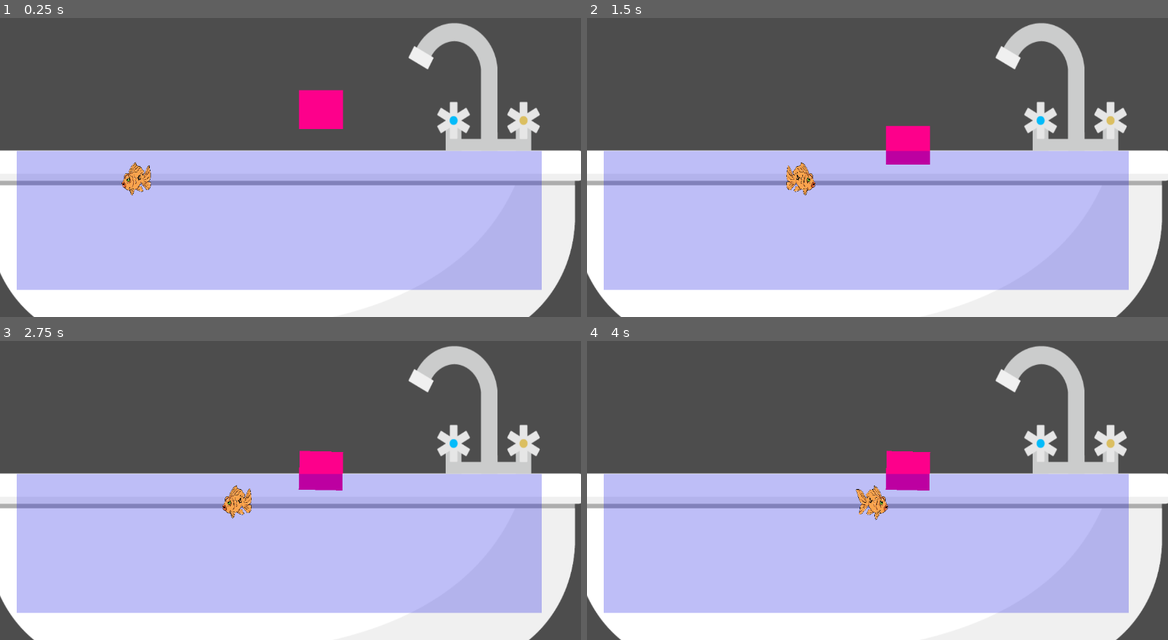
Above: before the commit, frames 1-4 (two rows, left to right).
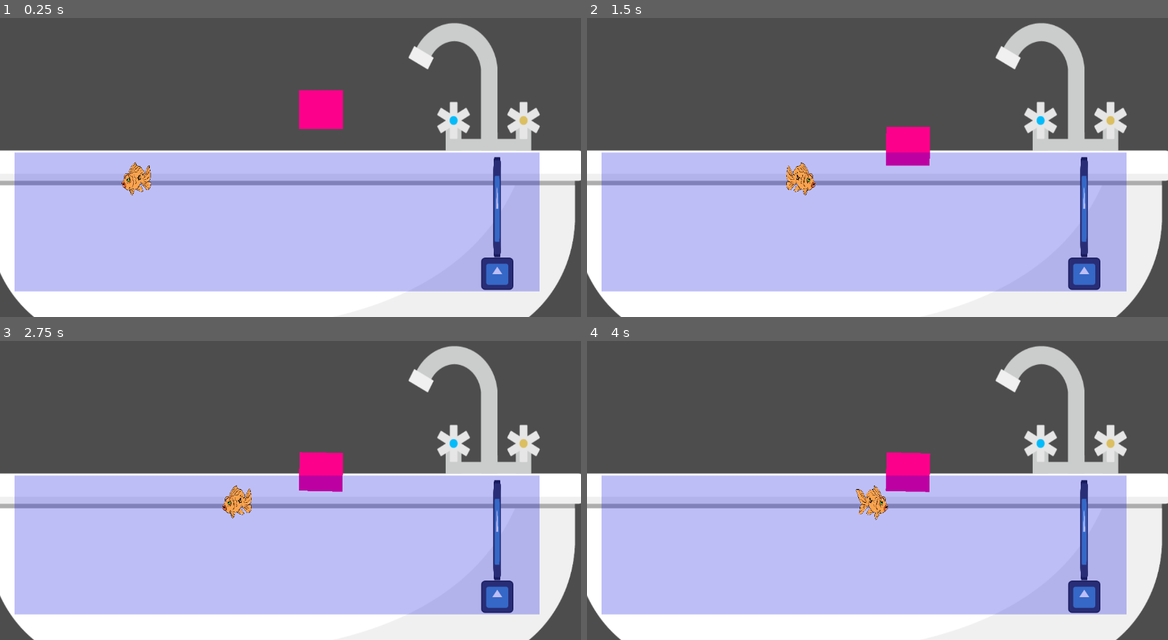
Above: after the commit, the same moments.

Repository: alwod/GGJ2024Project
Game: Godot game, scene res://Scenes/game.tscn
Two runs of this game, one before a commit and one after it. Both use one fixed random seed, a clock stepped at 60 frames per second and the inputs below. The engine's default icon, where the game draws it, is replaced by a stand-in: a white triangle on a blue panel in a dark square.
Inputs:
- Up to frame 1 (0.25 s): no input
- Up to frame 2 (1.5 s): tap Enter (ui_accept) at 0.5, 0.77 s; hold D (fish_move_right) from 0.53 s (still down)
- Up to frame 3 (2.75 s): tap Enter (ui_accept) at 1.52 s; release D (fish_move_right) at 2.03 s; hold A (fish_move_left) from 2.03 s (still down)
- Up to frame 4 (4 s): release A (fish_move_left) at 2.78 s; hold D (fish_move_right) from 2.78 s (still down); tap Enter (ui_accept) at 3.02, 3.77 s

The runs differ from the first frame. In frame 1, 2.5% of the frame differs, in the area x 2-94%, y 44-92%; in frame 2, 2.5%; in frame 3, 2.5%; in frame 4, 2.6%, in the area x 2-94%, y 36-92%.

Commit message:
New commit

Diff:
--- /dev/null
+++ b/ggj2024source/Drain/drain.gd
@@ -0,0 +1,19 @@
+extends Area2D
+
+var drain_is_plugged = true
+
+# Called when the node enters the scene tree for the first time.
+func _ready() -> void:
+	pass # Replace with function body.
+
+# Called every frame. 'delta' is the elapsed time since the previous frame.
+func _process(delta: float) -> void:
+	pass
+
+func _on_body_entered(body: Node2D) -> void:
+	if body.is_in_group("duck"):
+		print("Success!")
+		drain_is_plugged = false
+
+	if body.is_in_group("fish") && drain_is_plugged == false:
+		get_tree().quit()
--- /dev/null
+++ b/ggj2024source/Drain/drain.tscn
@@ -0,0 +1,20 @@
+[gd_scene load_steps=3 format=3 uid="uid://bfg66qxe017ak"]
+
+[ext_resource type="Texture2D" uid="uid://clw4ja44vxod1" path="res://icon.svg" id="1_1mgmc"]
+[ext_resource type="Script" path="res://Drain/drain.gd" id="1_wi1tj"]
+
+[node name="Drain" type="Area2D"]
+script = ExtResource("1_wi1tj")
+
+[node name="PlugSprite" type="Sprite2D" parent="."]
+texture = ExtResource("1_1mgmc")
+
+[node name="DrainSprite" type="Sprite2D" parent="."]
+position = Vector2(-0.500001, -264.5)
+scale = Vector2(0.226562, 3.11719)
+texture = ExtResource("1_1mgmc")
+
+[node name="CollisionPolygon2D" type="CollisionPolygon2D" parent="."]
+polygon = PackedVector2Array(77, 77, -76, 78, -77, -82, -25, -82, -24, -473, 26, -472, 25, -92, 75, -94)
+
+[connection signal="body_entered" from="." to="." method="_on_body_entered"]
--- a/ggj2024source/Fish/fish.tscn
+++ b/ggj2024source/Fish/fish.tscn
@@ -28,7 +28,7 @@
 "speed": 5.0
 }]
 
-[node name="Fish" type="CharacterBody2D"]
+[node name="Fish" type="CharacterBody2D" groups=["fish"]]
 script = ExtResource("1_sviwx")
 
 [node name="CollisionShape2D" type="CollisionShape2D" parent="."]
--- a/ggj2024source/Scenes/game.tscn
+++ b/ggj2024source/Scenes/game.tscn
@@ -1,9 +1,10 @@
-[gd_scene load_steps=5 format=3 uid="uid://b5yh1n0snkwwh"]
+[gd_scene load_steps=6 format=3 uid="uid://b5yh1n0snkwwh"]
 
 [ext_resource type="Texture2D" uid="uid://6kr8qntjkxsn" path="res://Art/bath.png" id="1_642da"]
 [ext_resource type="PackedScene" uid="uid://bpr51htjut4js" path="res://Scenes/water.tscn" id="1_fb3qe"]
 [ext_resource type="PackedScene" uid="uid://u2or4d8medwc" path="res://Scenes/floating_object.tscn" id="2_70nj0"]
 [ext_resource type="PackedScene" uid="uid://dprtvh6v4tbjh" path="res://Fish/fish.tscn" id="4_4jfms"]
+[ext_resource type="PackedScene" uid="uid://bfg66qxe017ak" path="res://Drain/drain.tscn" id="5_soq71"]
 
 [node name="Game" type="Node2D"]
 
@@ -19,8 +20,11 @@
 position = Vector2(607, -98)
 zoom = Vector2(0.5, 0.5)
 
+[node name="Drain" parent="." instance=ExtResource("5_soq71")]
+position = Vector2(1427, 378)
+
 [node name="Water" parent="." instance=ExtResource("1_fb3qe")]
-position = Vector2(-485, -110)
+position = Vector2(-493, -105)
 scale = Vector2(1.72, 1)
 
 [node name="Fish" parent="." instance=ExtResource("4_4jfms")]
